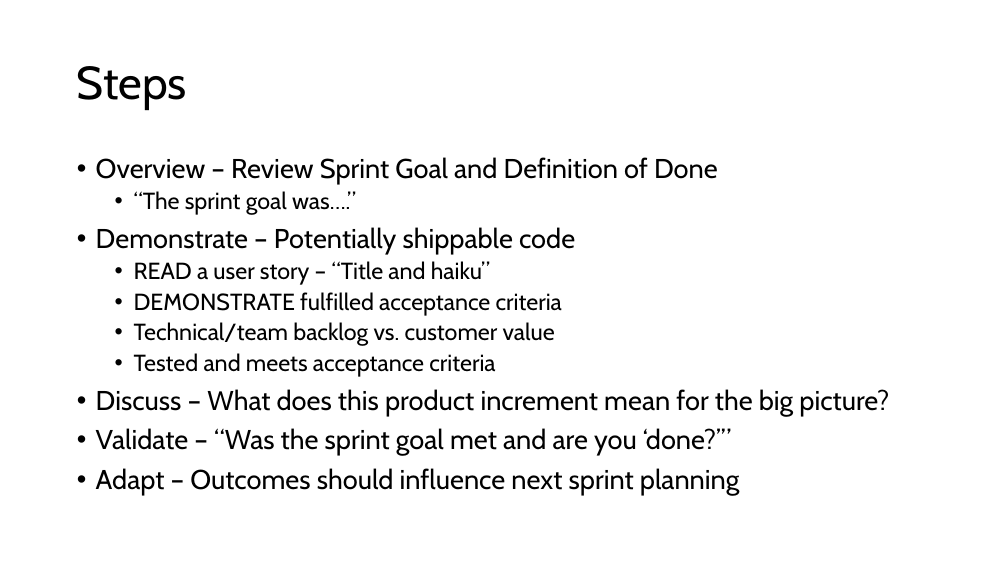
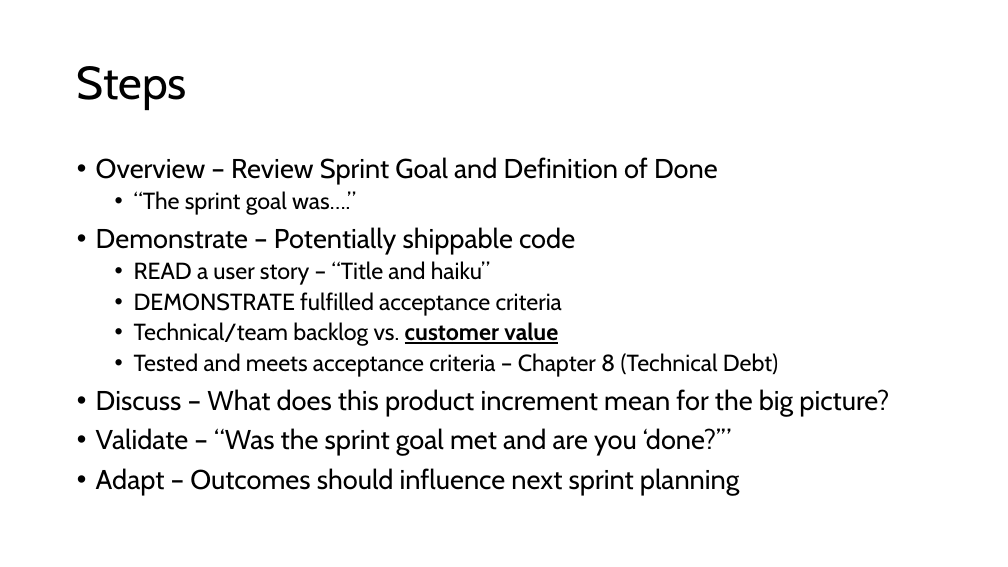
Before and after one commit to ahuimanu/CIDM4390, a slide deck: slide 10 of spring2024/slides/Daily-Scrum+Sprint-Review.pptx. Drawn at 1008x567 pixels with LibreOffice and Linux fonts; fonts in the diff are those of the drawing. Boxes give left, top, right and bottom in pixels: in the first picture for what was removed or moved away, otherwise in the second. Text is boxed around its words. In the diff, an @@ line names an element or a change of style, - is before the commit and + after.

Commit message:
updated powerpoint

```diff
--- a/spring2024/slides/Daily-Scrum+Sprint-Review.pptx
+++ b/spring2024/slides/Daily-Scrum+Sprint-Review.pptx
@@ text at bbox=[134, 322, 558, 346]: bold on, underline on in "customer value" @@
@@ text at bbox=[134, 353, 778, 377]: text changed @@
-  • Tested and meets acceptance criteria
+  • Tested and meets acceptance criteria – Chapter 8 (Technical Debt)
```
